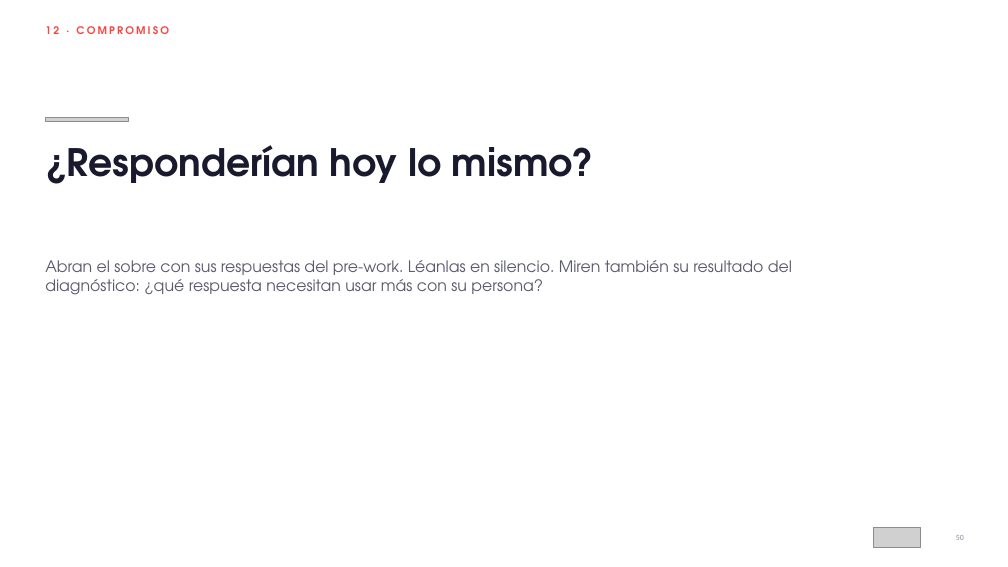
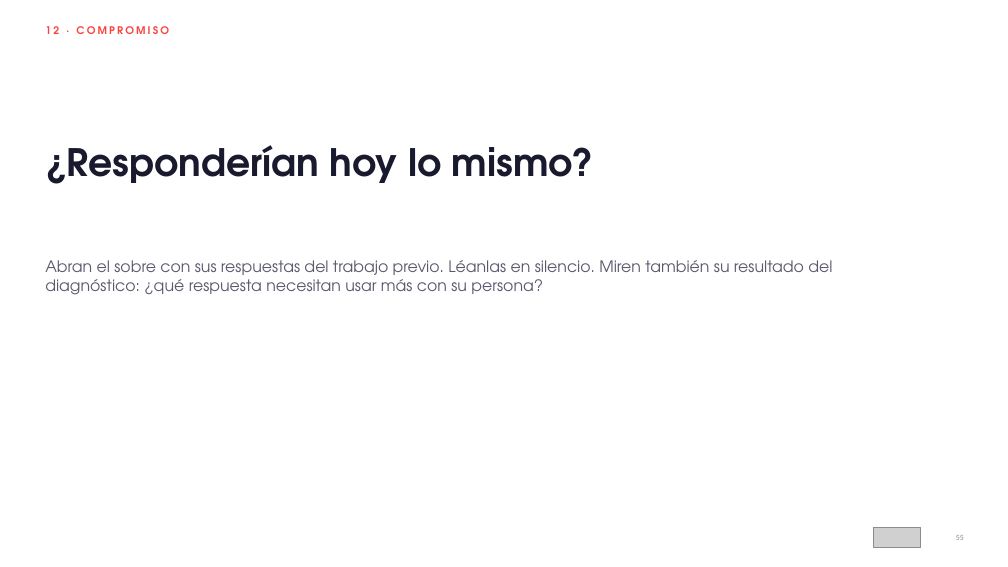
Before and after one commit to HRTrainingDevelopment/Training-and-Development-PROYECTS, a slide deck: slide 55 of workshop-liderazgo-intergeneracional/entregables/01_Deck_Liderar_entre_Generaciones_AMMX_120min.pptx (slide 50 before the commit). Drawn at 1008x567 pixels with LibreOffice and Linux fonts; fonts in the diff are those of the drawing; grey boxes stand for pictures. Boxes give left, top, right and bottom in pixels: in the first picture for what was removed or moved away, otherwise in the second. Text is boxed around its words. In the diff, an @@ line names an element or a change of style, - is before the commit and + after.

```diff
--- a/workshop-liderazgo-intergeneracional/entregables/01_Deck_Liderar_entre_Generaciones_AMMX_120min.pptx
+++ b/workshop-liderazgo-intergeneracional/entregables/01_Deck_Liderar_entre_Generaciones_AMMX_120min.pptx
@@ picture removed at [45, 117, 129, 122] @@
@@ text at [45, 260, 832, 295]: text changed @@
-Abran el sobre con sus respuestas del pre-work. Léanlas en silencio. Miren también su resultado del diagnóstico: ¿qué respuesta necesitan usar más con su persona?
+Abran el sobre con sus respuestas del trabajo previo. Léanlas en silencio. Miren también su resultado del diagnóstico: ¿qué respuesta necesitan usar más con su persona?
```
Also in this commit, not shown: 52 other slides changed, 5 slides added, 52 other files.
